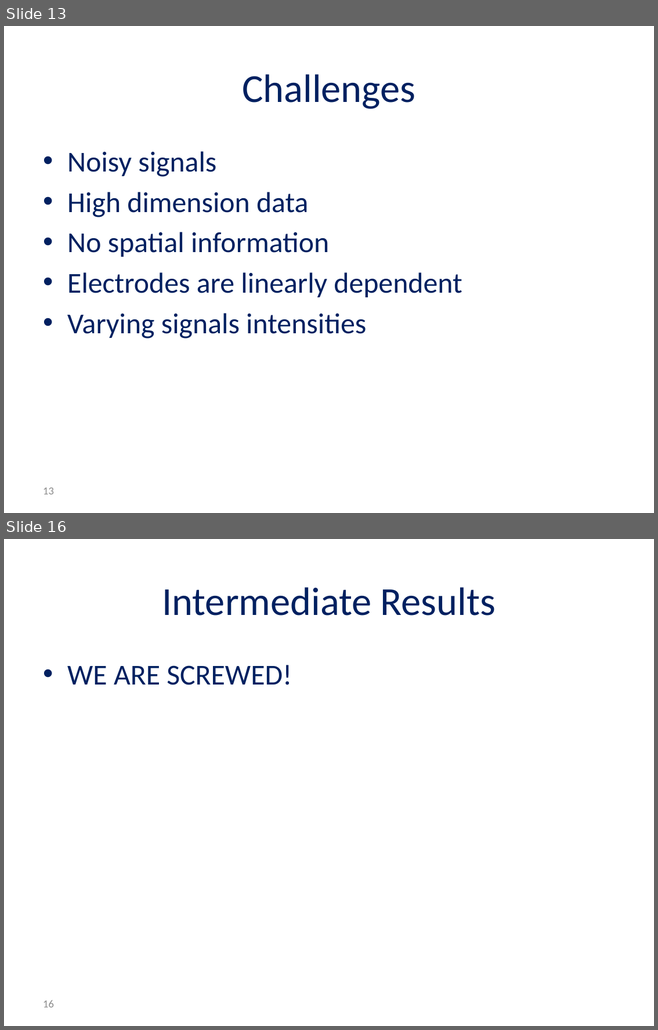
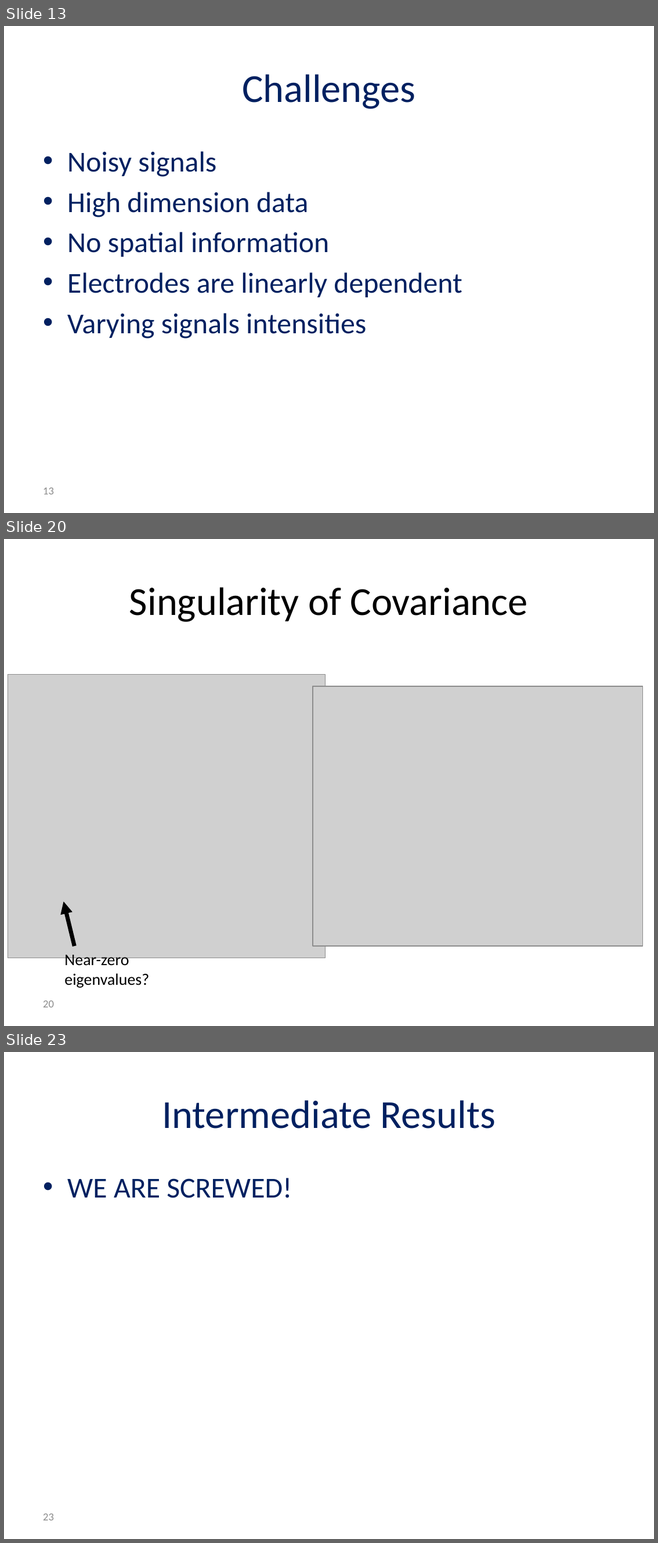
Before and after one commit to reggevlivney/BrainSway, a slide deck: Project_Midterm_Presentation.pptx. Shown one above the other, each under a label of ours: slides 13 and 16 before the commit, slides 13, 20 and 23 after it; the slides between them are not shown. The pictures are 658x1030 and 658x1543 pixels, drawn with LibreOffice and Linux fonts; fonts in the diff are those of the drawing; grey boxes stand for pictures; background and template pictures are left out. Boxes give left, top, right and bottom in pixels: in the first picture for what was removed or moved away, otherwise in the second. Text is boxed around its words. In the diff, an @@ line names an element or a change of style, - is before the commit and + after.

```diff
--- a/Project_Midterm_Presentation.pptx
+++ b/Project_Midterm_Presentation.pptx
@@ slide 20 added at [4,539,654,1026], background #FFFFFF @@
@@ title added at [129,587,528,622], 44 pt, text #000000 @@
+Singularity of Covariance
@@ picture added at [8,674,325,958] @@
@@ picture added at [313,686,643,946] @@
@@ arrow added from (74, 946) to (64, 901), #000000 4.5 pt @@
@@ text added at [64,955,149,988], 18 pt, text #000000 @@
+Near-zero eigenvalues?
@@ page number added at [43,1001,54,1008], 12 pt, text #8C8C8C @@
+20
@@ what was slide 16 is now slide 23 @@
@@ page number at [43,1514,54,1521]: text changed @@
-16
+23
```
Also in this commit, not shown: 11 slides changed, 6 other slides added, 3 slides removed, 9 other files.
